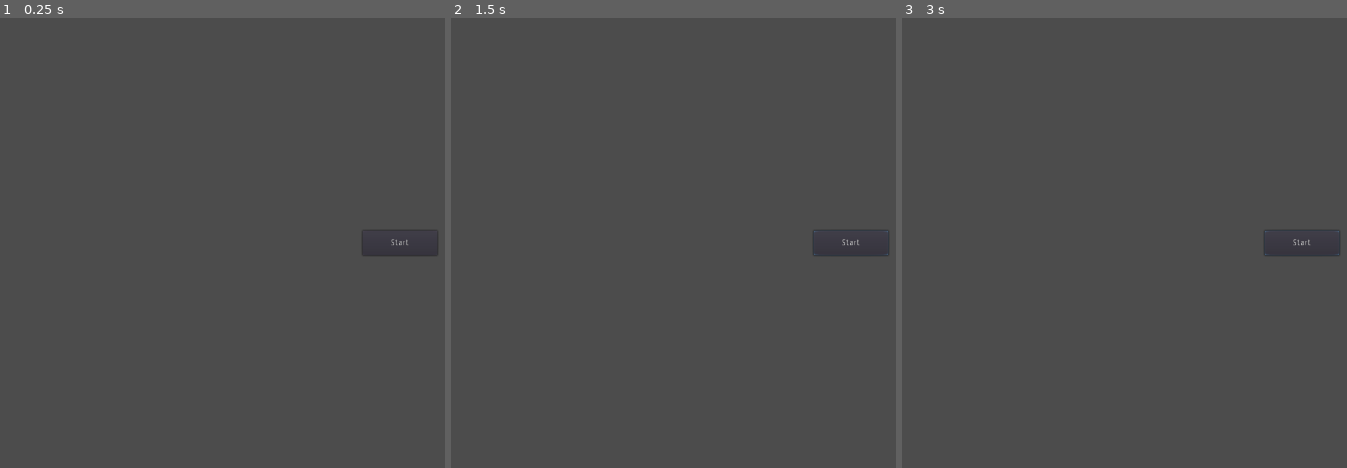
Above: before the commit, frames 1-3 (left to right).
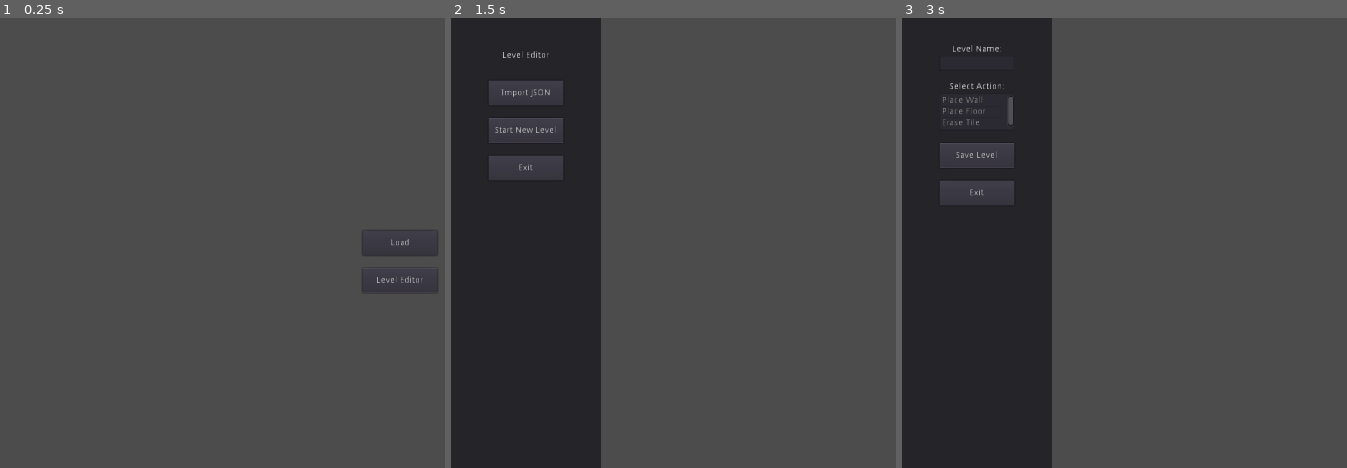
Above: after the commit, the same moments.

Repository: realkotob/Bootstrap
Game: Godot game, scene res://Game.tscn
Two runs of this game, one before a commit and one after it. Both use one fixed random seed, a clock stepped at 60 frames per second and the inputs below.
Inputs (mouse positions are in pixels of both pictures, inside the frame that each line leads up to):
- Up to frame 1 (0.25 s): no input
- Up to frame 2 (1.5 s): click "Start" (after the commit: "Load") at 0.5 s; click (851, 279) at 1.25 s, where only the run after the commit has a clickable "Level Editor"
- Up to frame 3 (3 s): click (1302, 243) at 2 s, where only the run before the commit has a clickable "Start"; click (977, 130) at 2.75 s, where only the run after the commit has a clickable "Start New Level"

The runs differ from the first frame. In frame 1, less than 0.1% of the frame differs, in the area x 81-99%, y 49-61%; in frame 2, 31%; in frame 3, 32%, in the area x 0-99%, y 0-100%.

Commit message:
Connect the Main Menu with the Level Editor

Diff:
--- a/Game.gd
+++ b/Game.gd
@@ -2,9 +2,20 @@
 
 const Cell = preload("res://Cell.gd")
 #const GameLevel = preload("res://GameLevel.gd")
+onready var Level_Editor = preload("res://Level_Editor.tscn")
 
 func _ready():
 	pass
 
 func _on_MainMenu_start_level(name: String):
 	pass
+
+func _on_MainMenu_start_editor():
+	($MainMenu as Node2D).hide()
+	var le = Level_Editor.instance()
+	(le as Node).connect("end_level", self, "_on_Level_Editor_exit")
+	add_child(le)
+
+func _on_Level_Editor_exit():
+	($Root as Node).queue_free()
+	($MainMenu as Node2D).show()
--- a/Game.tscn
+++ b/Game.tscn
@@ -1,16 +1,12 @@
-[gd_scene load_steps=4 format=2]
+[gd_scene load_steps=3 format=2]
 
 [ext_resource path="res://Game.gd" type="Script" id=1]
 [ext_resource path="res://MainMenu.tscn" type="PackedScene" id=2]
-[ext_resource path="res://Level.gd" type="Script" id=3]
 
 [node name="Game" type="Node"]
 script = ExtResource( 1 )
 
 [node name="MainMenu" parent="." instance=ExtResource( 2 )]
 
-[node name="Level" type="Node2D" parent="."]
-visible = false
-script = ExtResource( 3 )
-
+[connection signal="start_editor" from="MainMenu" to="." method="_on_MainMenu_start_editor"]
 [connection signal="start_level" from="MainMenu" to="." method="_on_MainMenu_start_level"]
--- a/MainMenu.gd
+++ b/MainMenu.gd
@@ -1,6 +1,7 @@
 extends Node2D
 
 signal start_level(level)
+signal start_editor
 
 var gamelevels = {}
 
@@ -12,3 +13,6 @@
 
 func _on_StartButton_pressed():
 	emit_signal("start_level", "let_me_in")
+
+func _on_LevelEditor_pressed():
+	emit_signal("start_editor")
--- a/MainMenu.tscn
+++ b/MainMenu.tscn
@@ -5,12 +5,20 @@
 [node name="MainMenu" type="Node2D"]
 script = ExtResource( 1 )
 
-[node name="StartButton" type="Button" parent="."]
+[node name="LoadButton" type="Button" parent="."]
 anchor_right = 1.0
 margin_left = 580.0
 margin_top = 340.0
 margin_right = 700.0
 margin_bottom = 380.0
-text = "Start"
+text = "Load"
 
-[connection signal="pressed" from="StartButton" to="." method="_on_StartButton_pressed"]
+[node name="LevelEditor" type="Button" parent="."]
+margin_left = 580.0
+margin_top = 400.0
+margin_right = 700.0
+margin_bottom = 440.0
+text = "Level Editor"
+
+[connection signal="pressed" from="LoadButton" to="." method="_on_StartButton_pressed"]
+[connection signal="pressed" from="LevelEditor" to="." method="_on_LevelEditor_pressed"]
